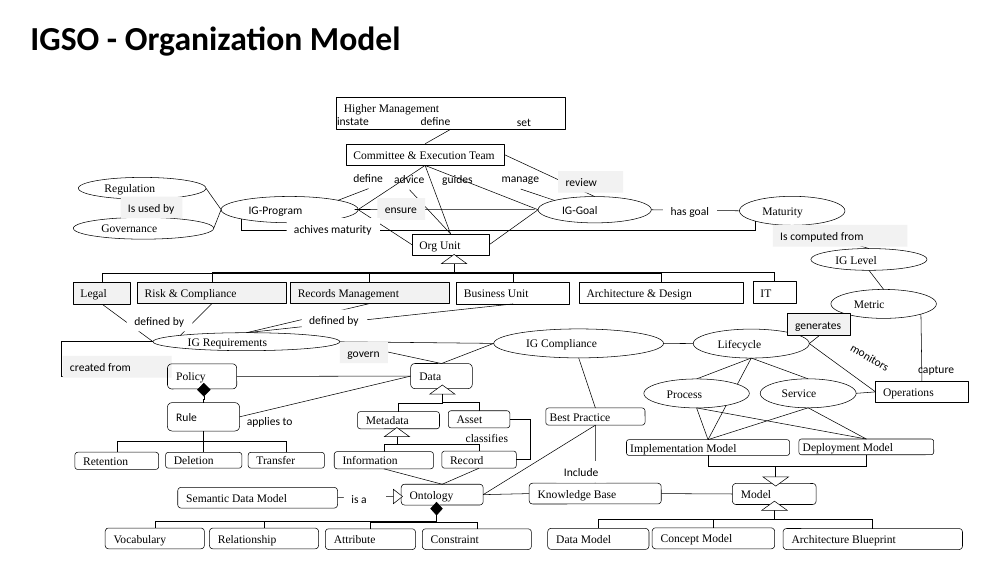
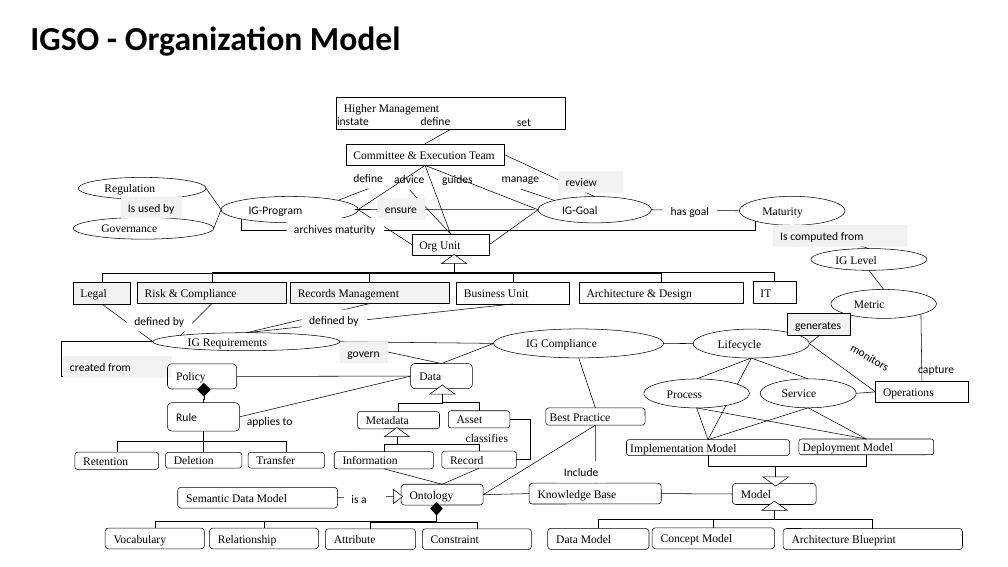
Before and after one commit to alphaOmegaOnGithub/igsonto, a slide deck: slide 6 of ppt/IGSO-Frameworksv0.9.pptx. Drawn at 1008x567 pixels with LibreOffice and Linux fonts; fonts in the diff are those of the drawing. Boxes give left, top, right and bottom in pixels: in the first picture for what was removed or moved away, otherwise in the second. Text is boxed around its words. In the diff, an @@ line names an element or a change of style, - is before the commit and + after.

```diff
--- a/ppt/IGSO-Frameworksv0.9.pptx
+++ b/ppt/IGSO-Frameworksv0.9.pptx
@@ text at (294,225,375,235): text changed @@
-achives maturity
+archives maturity
```
Also in this commit, not shown: 3 other slides changed.
